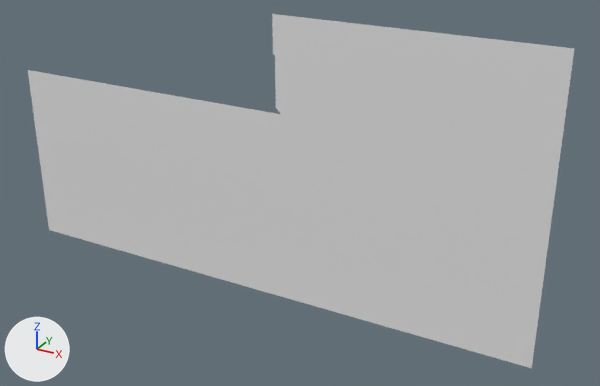
What one commit did to the OBJ model Assets/Tiled2Unity/Meshes/level8.obj.
Both versions are drawn from a camera (50 mm lens) standing at (50.0, -277.0, 66.0) and looking at (-105.0, 5.0, -75.0). Lighting does not change. The marker at lower left points along +X, +Y and +Z. Where no turn or scale is listed for an object, it has been applied to the vertices.

In view in the first picture: 'level8'.
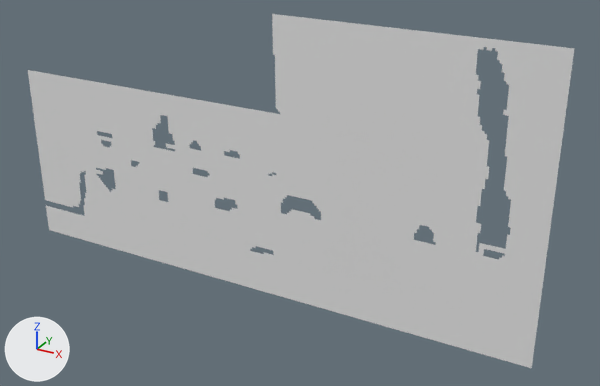
The change, as a diff of the scene's bpy script:
```diff
--- a/Assets/Tiled2Unity/Meshes/level8.obj.py
+++ b/Assets/Tiled2Unity/Meshes/level8.obj.py
@@ me_level8 @@
 # used by ob_level8; location = (0.0, 0.0, 0.0)
-me_level8.from_pydata(...)  # 26162 vertices, 25783 faces; spans x -250.0..0.0, y 0.0, z -125.0..0.0
+me_level8.from_pydata(...)  # 25088 vertices, 24343 faces; spans x -250.0..0.0, y 0.0, z -125.0..0.0
+# me_level8 part 1: 614 vertices removed from x -50.0..-15.0, y 0.0, z -81.0..-5.0
+# me_level8 part 2: 460 vertices removed from x -250.0..-93.0, y 0.0, z -110.0..-51.0
```

Boxes (x1, y1, x2, y2) around the edits, measured in the pictures (600 x 386 px):
part 1 of me_level8, deleted: before (414, 49, 511, 259)
part 2 of me_level8, deleted: before (45, 115, 321, 255)
